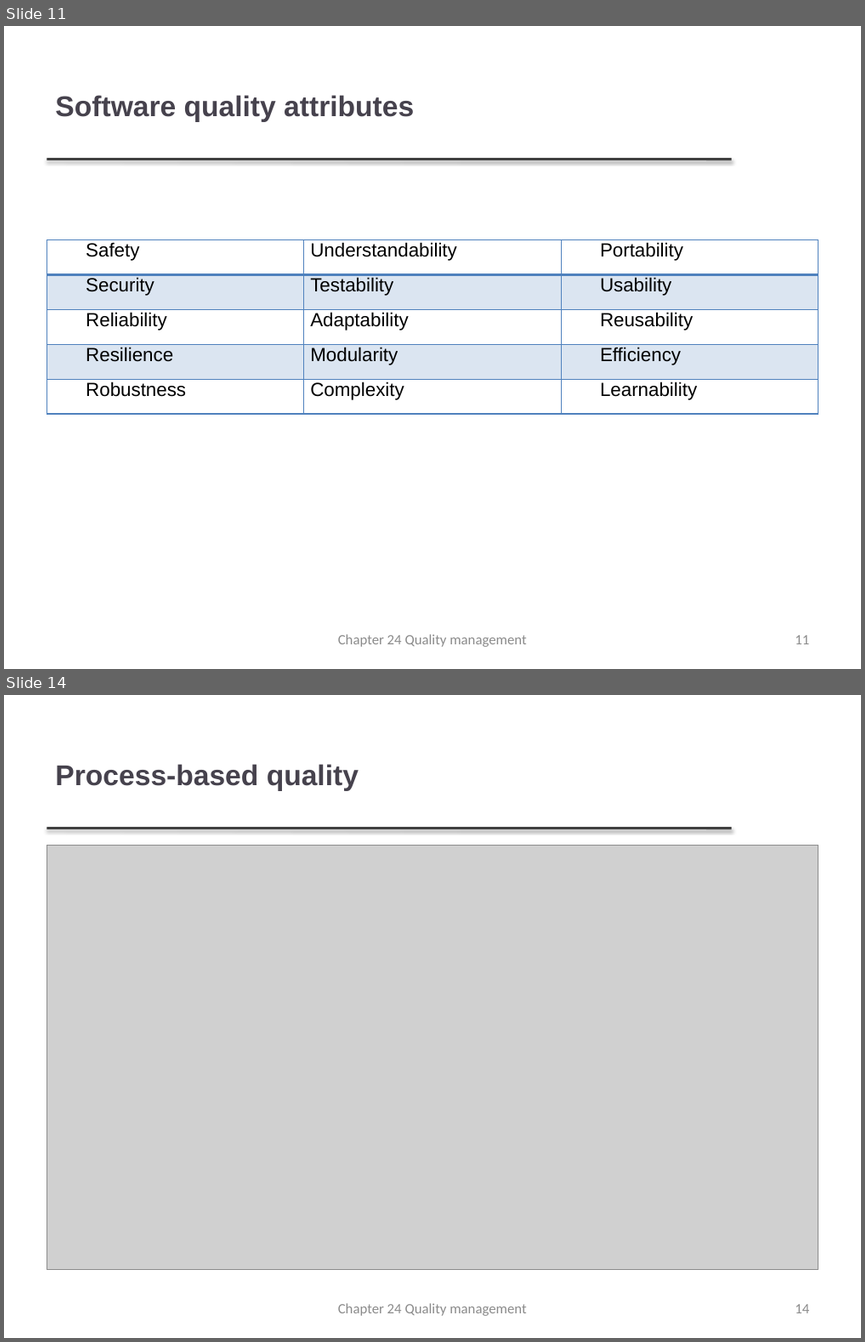
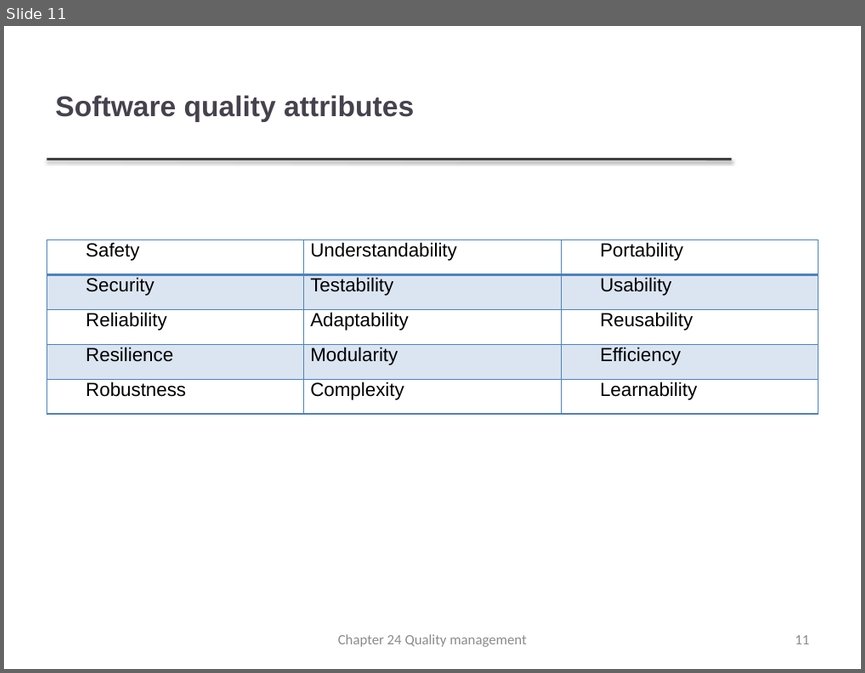
Before and after one commit to 132u/smart, a slide deck: TestingFiles/FilesForStandaloneDifferentFormatsFolder/pptxFile.pptx. Shown one above the other, each under a label of ours: slides 11 and 14 before the commit, slide 11 after it; the slides between them are not shown. The pictures are 865x1342 and 865x673 pixels, drawn with LibreOffice and Linux fonts; fonts in the diff are those of the drawing; grey boxes stand for pictures; background and template pictures are left out. Boxes give left, top, right and bottom in pixels: in the first picture for what was removed or moved away, otherwise in the second. Text is boxed around its words. In the diff, an @@ line names an element or a change of style, - is before the commit and + after.

```diff
--- a/TestingFiles/FilesForStandaloneDifferentFormatsFolder/pptxFile.pptx
+++ b/TestingFiles/FilesForStandaloneDifferentFormatsFolder/pptxFile.pptx
@@ slide 14 removed at <box>4,695,861,1338</box>, background #FFFFFF; not listed: 1 template element that a slide beside it also shows @@
@@ title removed at <box>55,764,358,791</box> @@
-Process-based quality
@@ picture removed at <box>46,845,818,1269</box> @@
@@ text removed at <box>338,1303,526,1315</box> @@
-Chapter 24 Quality management
@@ page number removed at <box>794,1304,809,1313</box> @@
-14
```
Also in this commit, not shown: 38 other slides removed, 11 other files.
